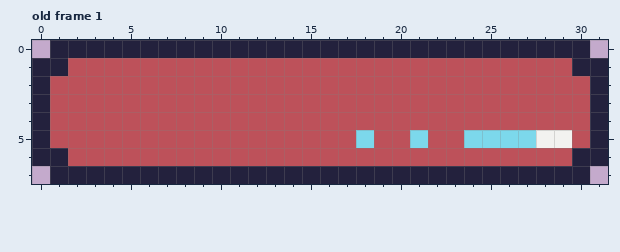
File history of a pixel-art file, Assets/Sprites/UI/healt_bar.ase. This is how it looked before the edit.
32x8 pixels, 2 frames. Shown: old frame 1. The commit also changed other frames, which this record leaves out.
The result:
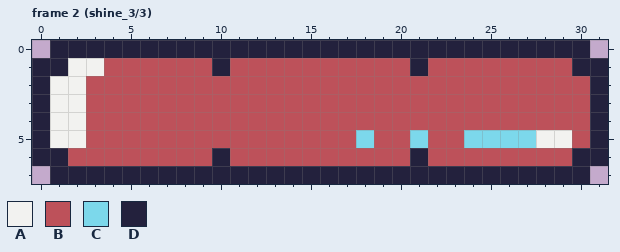
Palette (. is transparent): A #f2f2f0  B #bd515a  C #7cd8eb  D #23213d
A new or re-ordered frame is compared with the old frame closest to it.
Difference:
layer "shine" added
frames re-ordered
Frame 2 (shine_3/3) against old frame 1, layers "test_tube", "shine":
y 1: x 2..3 BB -> AA; x 10 B -> D; x 21 B -> D
y 2..5: x 1..2 BB -> AA
y 6: x 10 B -> D; x 21 B -> D
